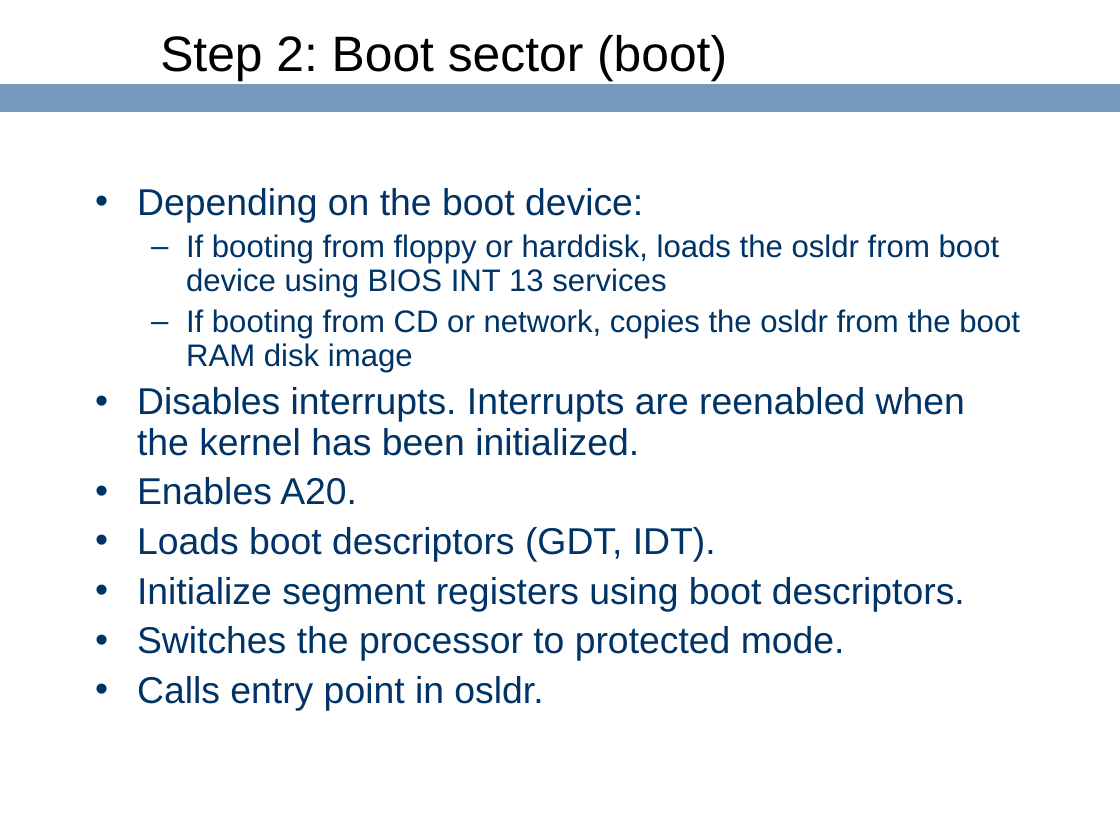
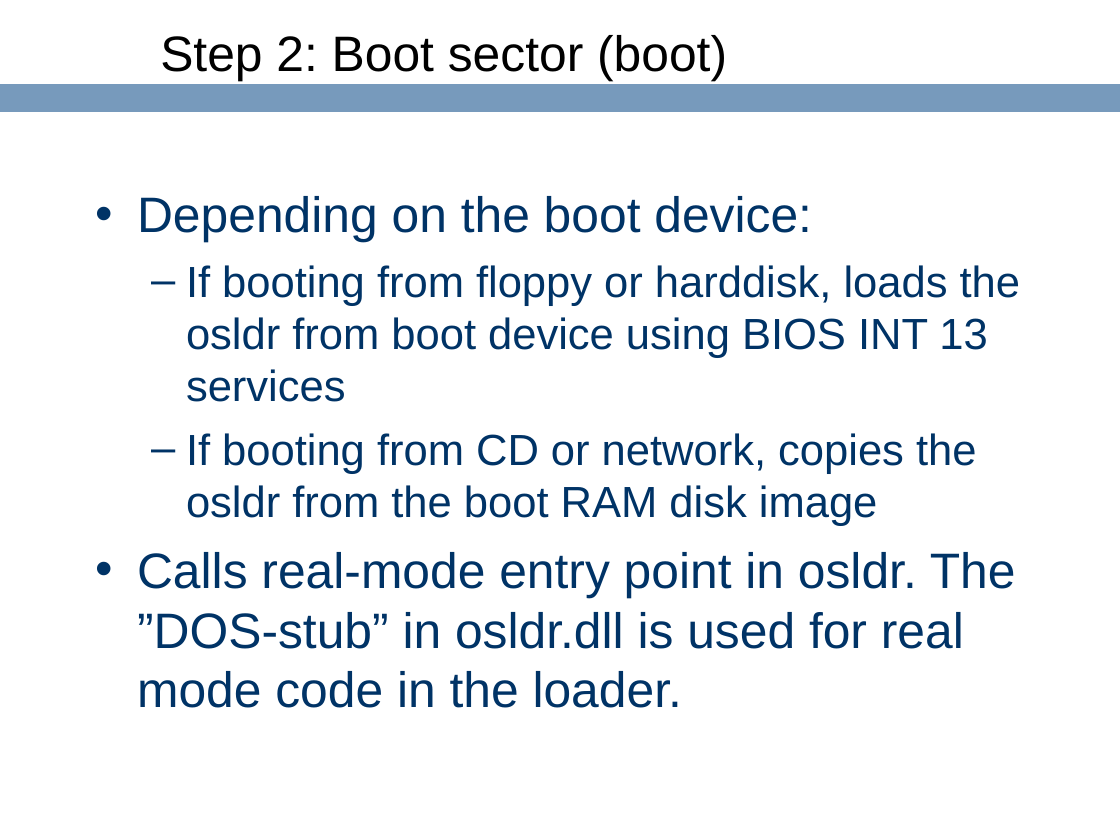
Before and after one commit to ringgaard/sanos, a slide deck: slide 18 of doc/sanostech.ppt. Drawn at 1120x840 pixels with LibreOffice and Linux fonts; fonts in the diff are those of the drawing; background and template pictures are left out. Boxes give left, top, right and bottom in pixels: in the first picture for what was removed or moved away, otherwise in the second. Text is boxed around its words. In the diff, an @@ line names an element or a change of style, - is before the commit and + after.

```diff
--- a/doc/sanostech.ppt
+++ b/doc/sanostech.ppt
@@ text at (137, 196, 1021, 526): size 24 to 32 pt in "Depending on the boot device:"; size 20 to 28 pt in "If booting from floppy or harddisk, loads ...", "If booting from CD or network, copies ..."; line spacing 0.9 to 1; more space between paragraphs @@
@@ text at (137, 552, 1016, 708): text changed; size 24 to 32 pt @@
-• Disables interrupts. Interrupts are reenabled when the kernel has been initialized.
-• Enables A20.
-• Loads boot descriptors (GDT, IDT).
-• Initialize segment registers using boot descriptors.
-• Switches the processor to protected mode.
-• Calls entry point in osldr.
+• Calls real-mode entry point in osldr. The ”DOS-stub” in osldr.dll is used for real mode code in the loader.
```
Also in this commit, not shown: 7 other slides changed, 1 slide added.
